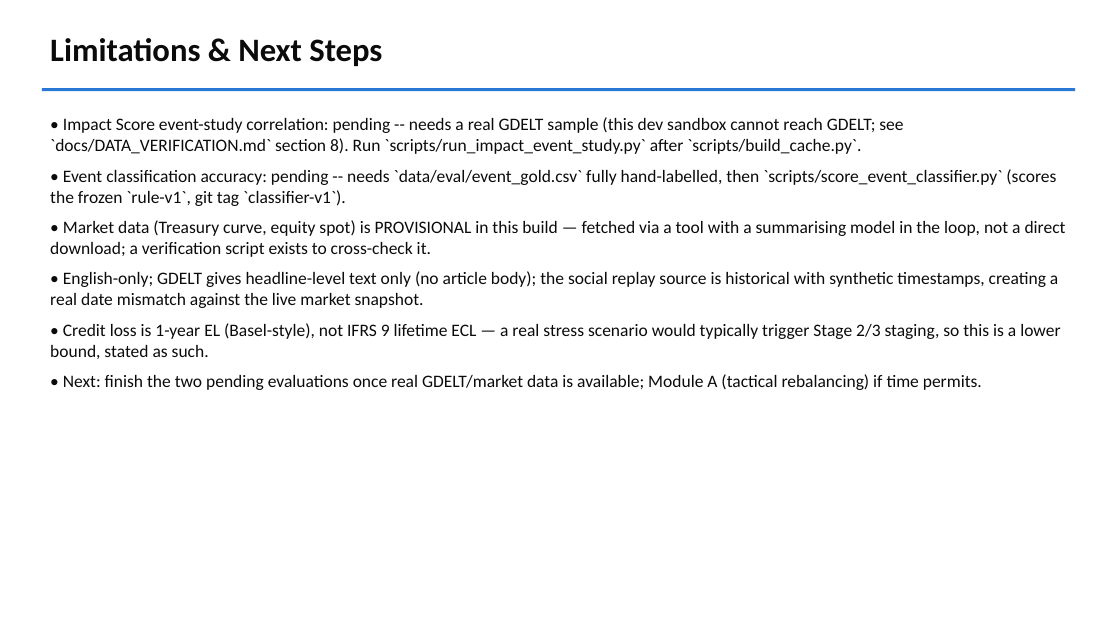
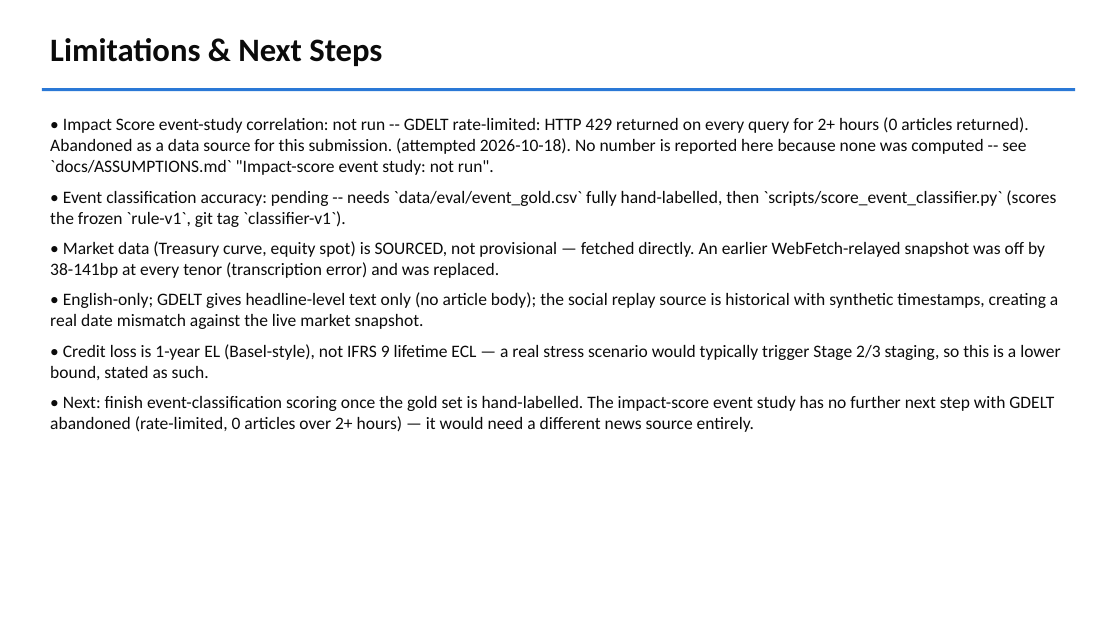
Before and after one commit to aadits1965/iitg-aadit-siroya-hackathon, a slide deck: slide 7 of docs/presentation.pptx. Drawn at 1120x630 pixels with LibreOffice and Linux fonts; fonts in the diff are those of the drawing. Boxes give left, top, right and bottom in pixels: in the first picture for what was removed or moved away, otherwise in the second. Text is boxed around its words. In the diff, an @@ line names an element or a change of style, - is before the commit and + after.

```diff
--- a/docs/presentation.pptx
+++ b/docs/presentation.pptx
@@ text at bbox=[50, 117, 1028, 175]: text changed @@
-• Impact Score event-study correlation: pending -- needs a real GDELT sample (this dev sandbox cannot reach GDELT; see `docs/DATA_VERIFICATION.md` section 8). Run `scripts/run_impact_event_study.py` after `scripts/build_cache.py`.
+• Impact Score event-study correlation: not run -- GDELT rate-limited: HTTP 429 returned on every query for 2+ hours (0 articles returned). Abandoned as a data source for this submission. (attempted 2026-10-18). No number is reported here because none was computed -- see `docs/ASSUMPTIONS.md` "Impact-score event study: not run".
@@ text at bbox=[50, 241, 1045, 278]: text changed @@
-• Market data (Treasury curve, equity spot) is PROVISIONAL in this build — fetched via a tool with a summarising model in the loop, not a direct download; a verification script exists to cross-check it.
+• Market data (Treasury curve, equity spot) is SOURCED, not provisional — fetched directly. An earlier WebFetch-relayed snapshot was off by 38-141bp at every tenor (transcription error) and was replaced.
@@ text at bbox=[50, 396, 1054, 432]: text changed @@
-• Next: finish the two pending evaluations once real GDELT/market data is available; Module A (tactical rebalancing) if time permits.
+• Next: finish event-classification scoring once the gold set is hand-labelled. The impact-score event study has no further next step with GDELT abandoned (rate-limited, 0 articles over 2+ hours) — it would need a different news source entirely.
```
Also in this commit, not shown: 1 other slide changed, 19 other files.
